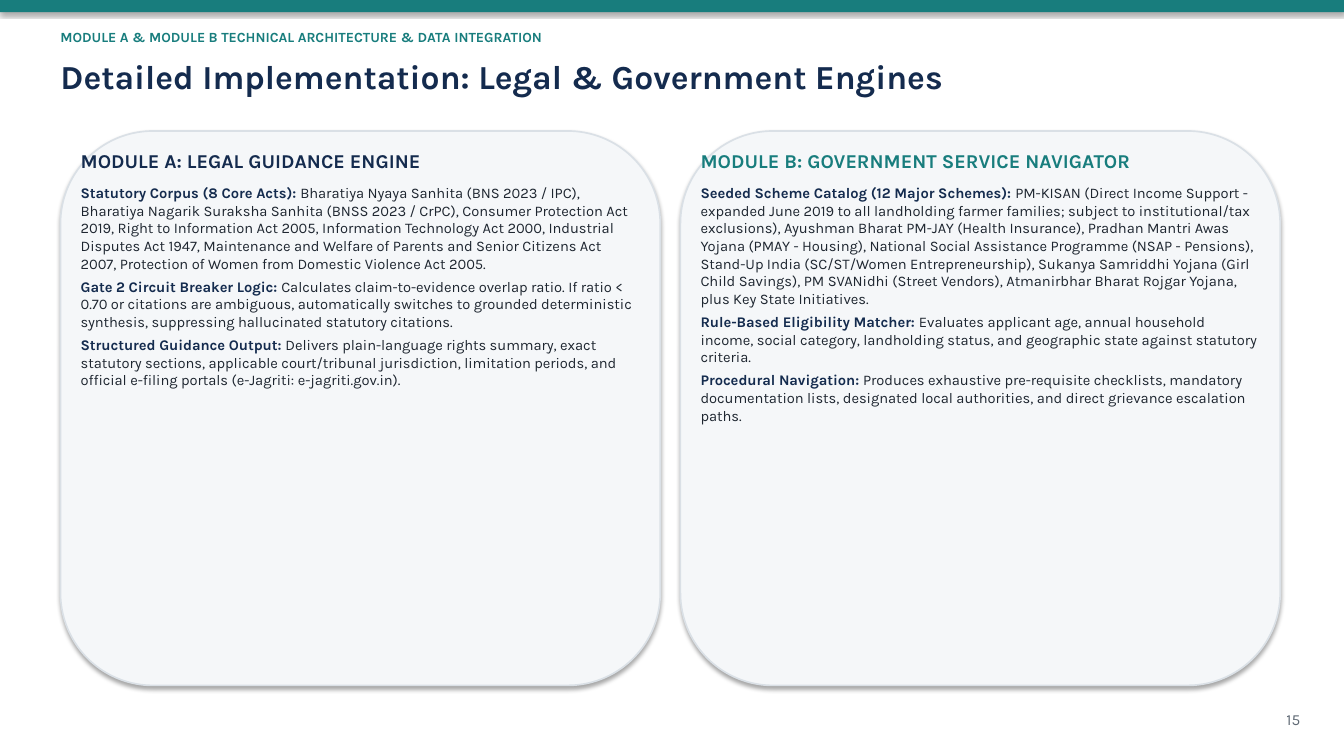
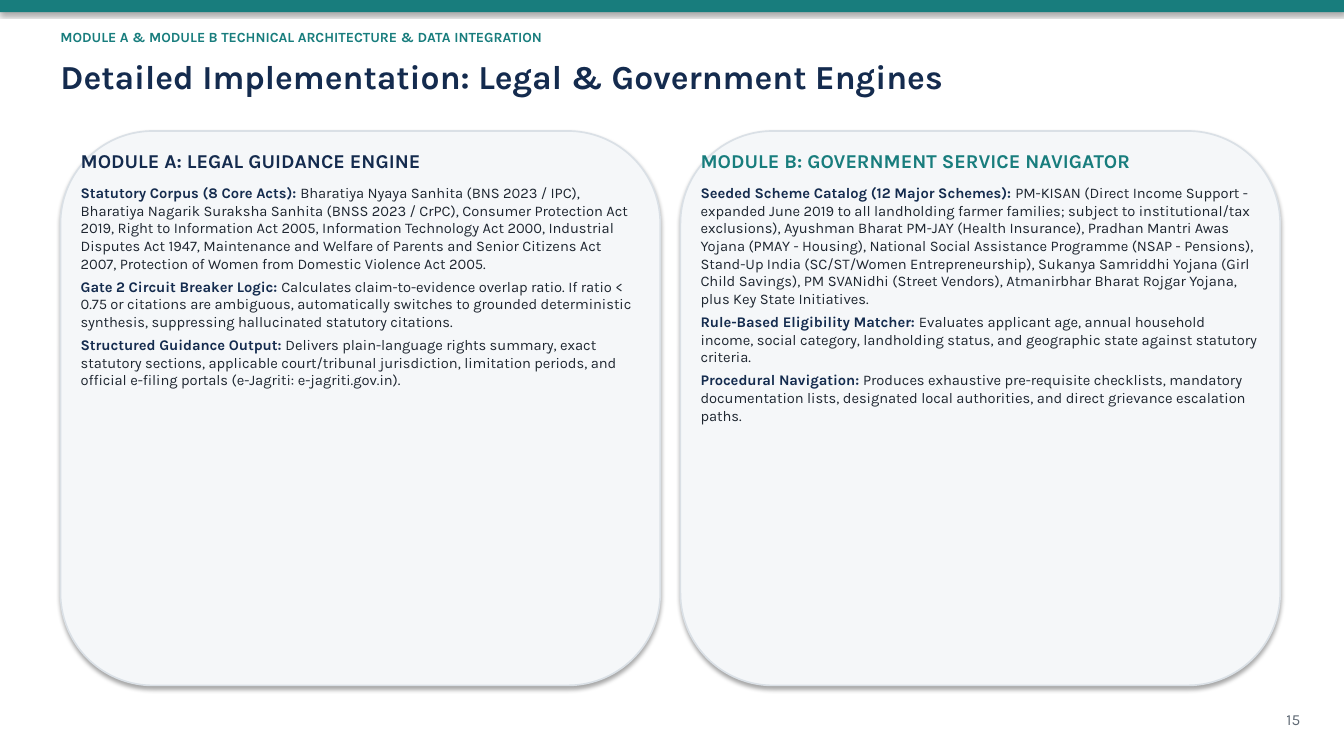
Before and after one commit to DEVANSHSAVLA/Finalyear_MajorProject, a slide deck: slide 15 of docs/review-2-submission/CivicSphere_AI_Review_2_Presentation.pptx. Drawn at 1344x756 pixels with LibreOffice and Linux fonts; fonts in the diff are those of the drawing. Boxes give left, top, right and bottom in pixels: in the first picture for what was removed or moved away, otherwise in the second. Text is boxed around its words. In the diff, an @@ line names an element or a change of style, - is before the commit and + after.

```diff
--- a/docs/review-2-submission/CivicSphere_AI_Review_2_Presentation.pptx
+++ b/docs/review-2-submission/CivicSphere_AI_Review_2_Presentation.pptx
@@ text at (x1=81, y1=281, x2=632, y2=331): text changed @@
-Gate 2 Circuit Breaker Logic: Calculates claim-to-evidence overlap ratio. If ratio < 0.70 or citations are ambiguous, automatically switches to grounded deterministic synthesis, suppressing hallucinated statutory citations.
+Gate 2 Circuit Breaker Logic: Calculates claim-to-evidence overlap ratio. If ratio < 0.75 or citations are ambiguous, automatically switches to grounded deterministic synthesis, suppressing hallucinated statutory citations.
```
Also in this commit, not shown: 5 other slides changed, 30 other files.
